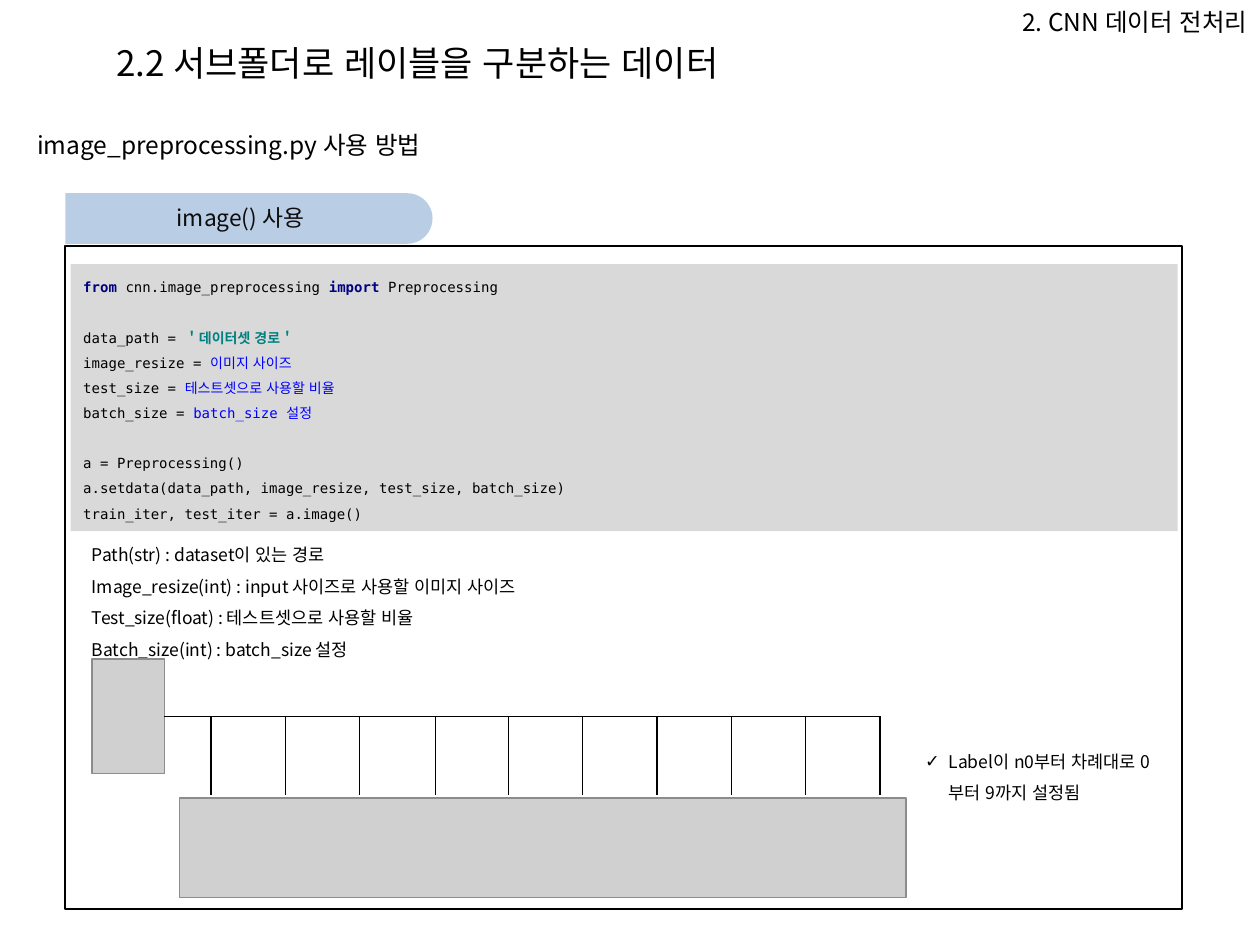
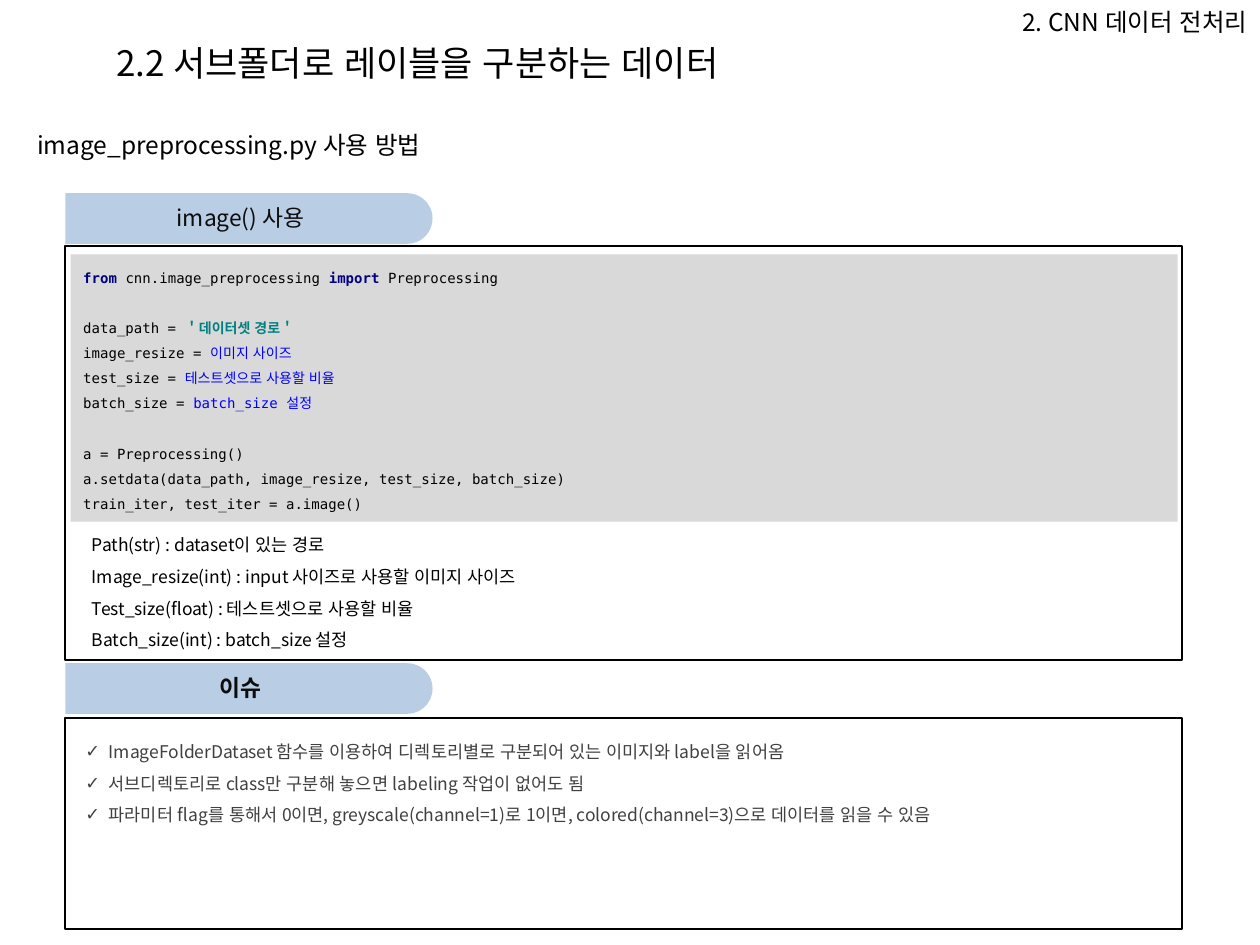
Before and after one commit to Heechul90/Preprocessing, a slide deck: slide 16 of 파이썬 전처리 코드 모듈화 설명.pptx (slide 15 before the commit). Drawn at 1260x945 pixels with LibreOffice and Linux fonts; fonts in the diff are those of the drawing; grey boxes stand for pictures; background and template pictures are left out. Boxes give left, top, right and bottom in pixels: in the first picture for what was removed or moved away, otherwise in the second. Text is boxed around its words. In the diff, an @@ line names an element or a change of style, - is before the commit and + after.

```diff
--- a/파이썬 전처리 코드 모듈화 설명.pptx
+++ b/파이썬 전처리 코드 모듈화 설명.pptx
@@ rectangle: place and size @@
-rectangle at bbox=[66, 246, 1182, 908]
+rectangle at bbox=[66, 246, 1182, 659]
@@ rectangle "from cnn.image_preprocessing import Preprocessing data_path ...": place and size @@
-rectangle "from cnn.image_preprocessing import Preprocessing data_path ..." at bbox=[71, 265, 1178, 532]
+rectangle "from cnn.image_preprocessing import Preprocessing data_path ..." at bbox=[71, 255, 1178, 522]
@@ text "Path(str) : dataset이 있는 경로": place and size @@
-text "Path(str) : dataset이 있는 경로" at bbox=[92, 546, 516, 661]
+text "Path(str) : dataset이 있는 경로" at bbox=[92, 536, 516, 650]
@@ round same rect added at bbox=[66, 663, 433, 714], fill #B9CDE5 @@
@@ rectangle added at bbox=[68, 664, 413, 711], fill #B9CDE5, 13 pt, text #0D0D0D, bold @@
+이슈
@@ rectangle added at bbox=[66, 718, 1182, 929], outline #000000 1 pt @@
@@ group removed at bbox=[92, 659, 906, 897]: 11 lines, 2 pictures @@
@@ text added at bbox=[109, 743, 931, 826], 10 pt, text #404040 @@
+✓ ImageFolderDataset 함수를 이용하여 디렉토리별로 구분되어 있는 이미지와 label을 읽어옴
+✓ 서브디렉토리로 class만 구분해 놓으면 labeling 작업이 없어도 됨
+✓ 파라미터 flag를 통해서 0이면, greyscale(channel=1)로 1이면, colored(channel=3)으로 데이터를 읽을 수 있음
@@ text removed at bbox=[949, 753, 1136, 801] @@
-✓ Label이 n0부터 차례대로 0부터 9까지 설정됨
```
Also in this commit, not shown: 13 other slides changed, 4 slides added, 3 slides removed, 14 other files.
